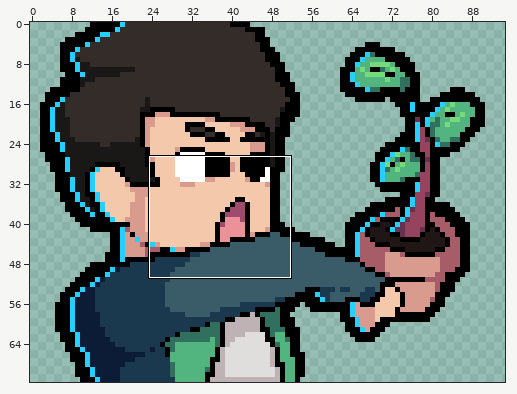
Two states of a sprite sheet, charselect.png. Above: a wide view before the commit, with the close-up outlined.
Close-up. Earlier state:
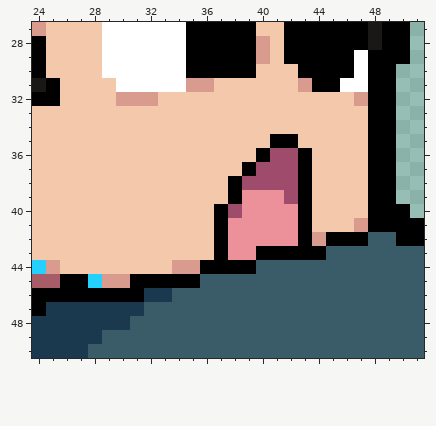
The file is 102x72 pixels. Shown: x 24..51, y 27..50. The wide view leaves out empty margins.
The result:
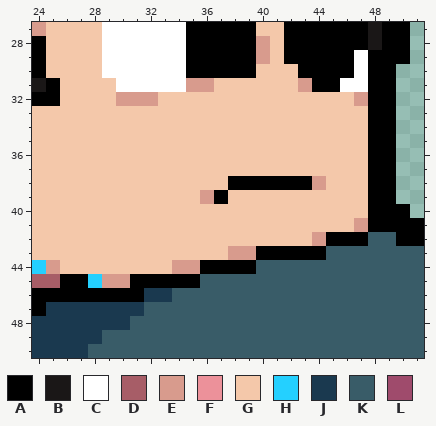
Palette (. is transparent): A #000000  B #1a1717  C #ffffff  D #a75d67  E #d89b8d  F #ec919a  G #f4c8aa  H #24d0ff  J #1a394f  K #395c68  L #9f4b6c
Edits made:
The author changed colour G to colour A in row 39 at x 37.
The author changed colour L to colour A in row 38 at x 39 to 42.
The author changed colour F to colour E in row 43 at x 38 to 39.
The author changed colour G to colour E in row 38 at x 44; in row 39 at x 36.
The author changed colour A to colour G in row 35 at x 41 to 42; in row 36 at x 40 and 43; in row 37 at x 39 and 43; in row 39 at x 38 and 43; in rows 40 to 42 at x 37 and 43; in row 43 at x 37.
The author changed colour F to colour G in row 39 at x 39 to 41; in row 40 at x 39 to 42; in rows 41 to 42 at x 38 to 42.
The author changed colour L to colour G in row 36 at x 41 to 42; in row 37 at x 40 to 42; in row 39 at x 42; in row 40 at x 38.
